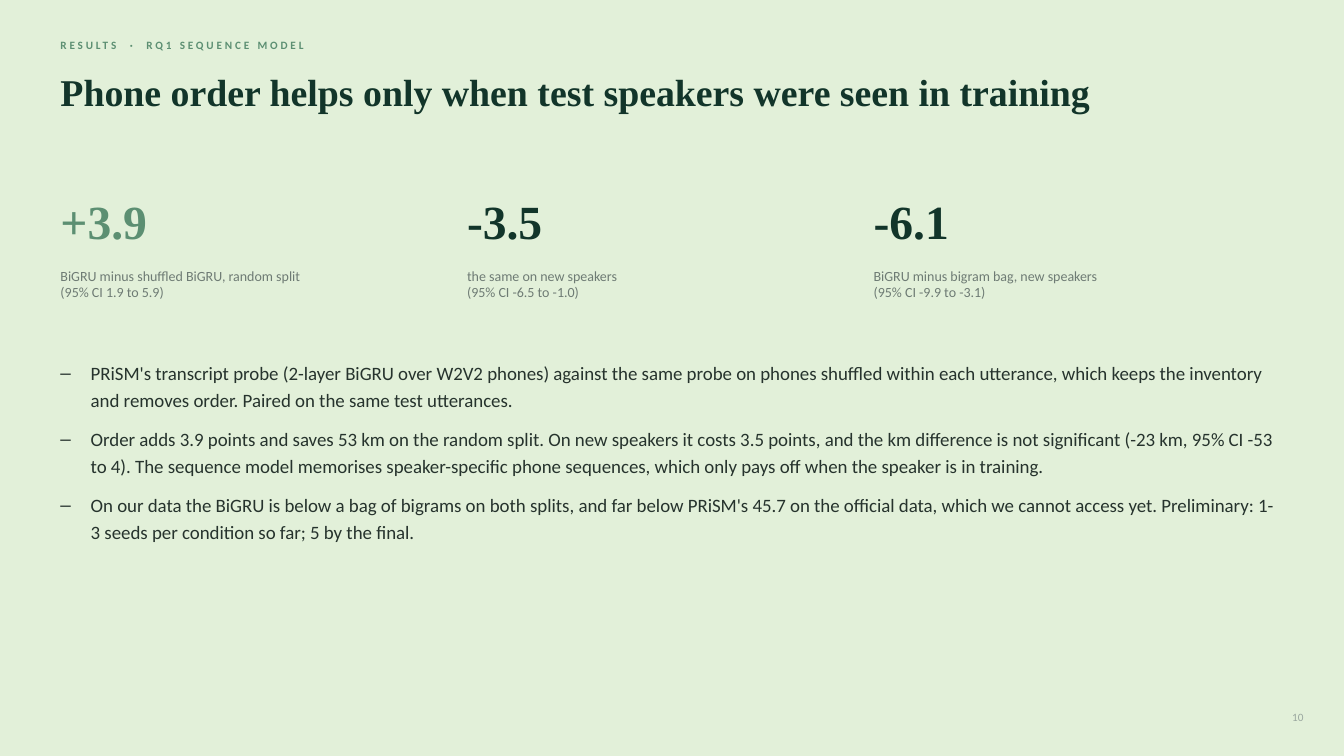
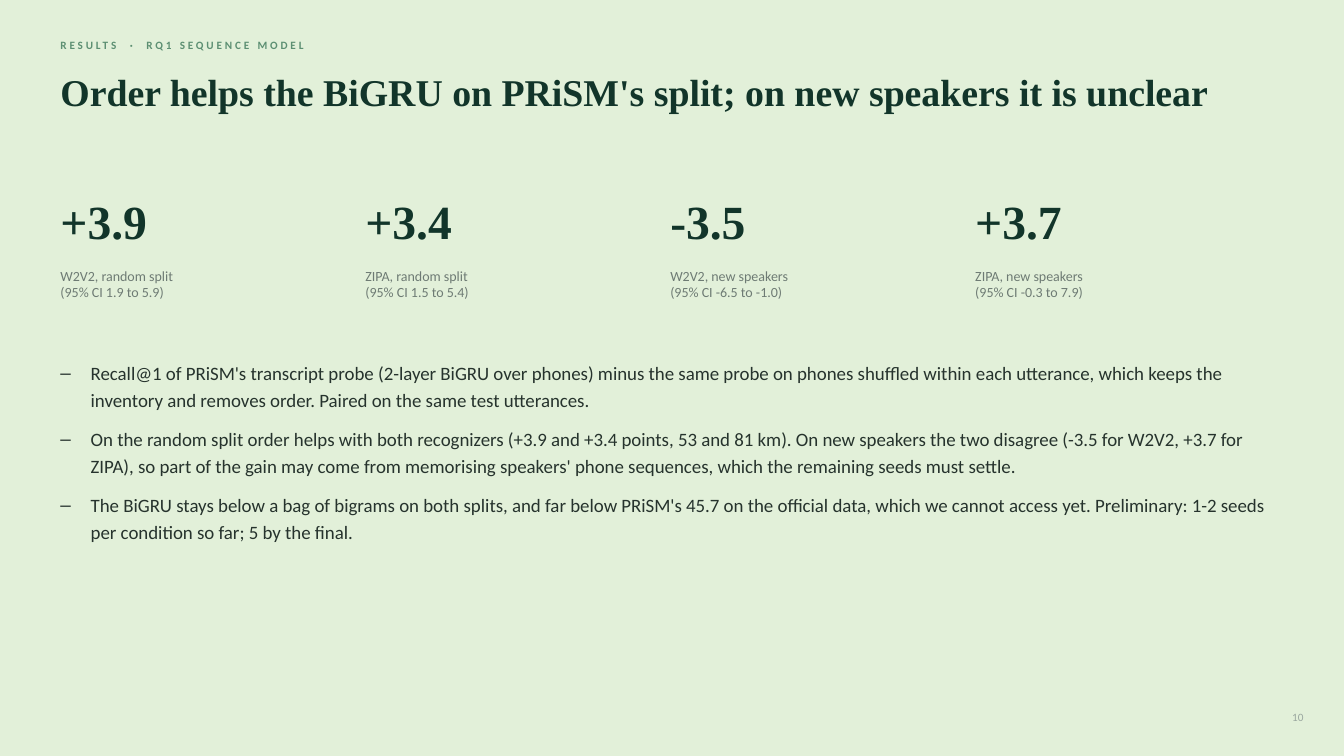
Before and after one commit to unignoramus11/sal-project, a slide deck: slide 10 of slides/mid/mid_evaluation.pptx. Drawn at 1344x756 pixels with LibreOffice and Linux fonts; fonts in the diff are those of the drawing. Boxes give left, top, right and bottom in pixels: in the first picture for what was removed or moved away, otherwise in the second. Text is boxed around its words. In the diff, an @@ line names an element or a change of style, - is before the commit and + after.

```diff
--- a/slides/mid/mid_evaluation.pptx
+++ b/slides/mid/mid_evaluation.pptx
@@ text at bbox=[60, 79, 1208, 114]: text changed @@
-Phone order helps only when test speakers were seen in training
+Order helps the BiGRU on PRiSM's split; on new speakers it is unclear
@@ text "+3.9" at bbox=[60, 207, 147, 240]: text colour #5C8F72 to #12352A @@
@@ text at bbox=[365, 207, 452, 240]: text changed @@
--3.5
++3.4
@@ text added at bbox=[670, 207, 745, 240], 34 pt, text #12352A, bold @@
+-3.5
@@ text removed at bbox=[874, 207, 949, 240] @@
--6.1
@@ text added at bbox=[975, 207, 1062, 240], 34 pt, text #12352A, bold @@
++3.7
@@ text at bbox=[60, 271, 173, 299]: text changed @@
-BiGRU minus shuffled BiGRU, random split
-(95% CI 1.9 to 5.9)
+W2V2, random split
+(95% CI 1.9 to 5.9)
@@ text at bbox=[365, 271, 469, 299]: text changed @@
-the same on new speakers
-(95% CI -6.5 to -1.0)
+ZIPA, random split
+(95% CI 1.5 to 5.4)
@@ text at bbox=[670, 271, 788, 299]: text changed @@
-BiGRU minus bigram bag, new speakers
-(95% CI -9.9 to -3.1)
+W2V2, new speakers
+(95% CI -6.5 to -1.0)
@@ text added at bbox=[975, 271, 1083, 299], 10 pt, text #6E7B74 @@
+ZIPA, new speakers
+(95% CI -0.3 to 7.9)
@@ text at bbox=[91, 366, 1264, 542]: text changed @@
-– PRiSM's transcript probe (2-layer BiGRU over W2V2 phones) against the same probe on phones shuffled within each utterance, which keeps the inventory and removes order. Paired on the same test utterances.
-– Order adds 3.9 points and saves 53 km on the random split. On new speakers it costs 3.5 points, and the km difference is not significant (-23 km, 95% CI -53 to 4). The sequence model memorises speaker-specific phone sequences, which only pays off when the speaker is in training.
-– On our data the BiGRU is below a bag of bigrams on both splits, and far below PRiSM's 45.7 on the official data, which we cannot access yet. Preliminary: 1-3 seeds per condition so far; 5 by the final.
+– Recall@1 of PRiSM's transcript probe (2-layer BiGRU over phones) minus the same probe on phones shuffled within each utterance, which keeps the inventory and removes order. Paired on the same test utterances.
+– On the random split order helps with both recognizers (+3.9 and +3.4 points, 53 and 81 km). On new speakers the two disagree (-3.5 for W2V2, +3.7 for ZIPA), so part of the gain may come from memorising speakers' phone sequences, which the remaining seeds must settle.
+– The BiGRU stays below a bag of bigrams on both splits, and far below PRiSM's 45.7 on the official data, which we cannot access yet. Preliminary: 1-2 seeds per condition so far; 5 by the final.
```
Also in this commit, not shown: 2 other slides changed, 15 other files.
